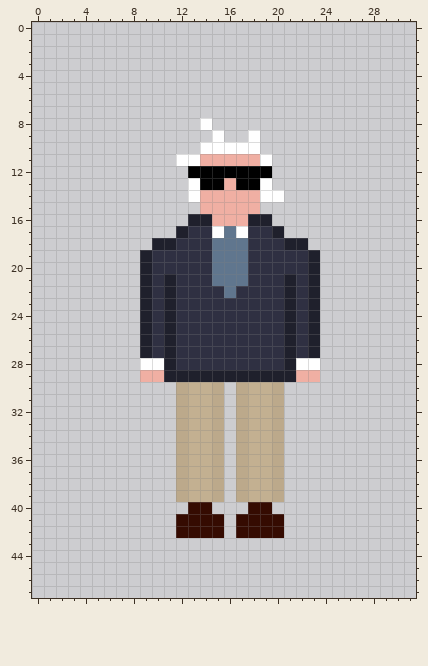
Pixel-art sprite -- sprites/congresssan/South/frame3.png. This is how it looked before the edit.
The file is 32x48 pixels. Colours within 5 levels of each other are drawn and written as one.
After the commit:
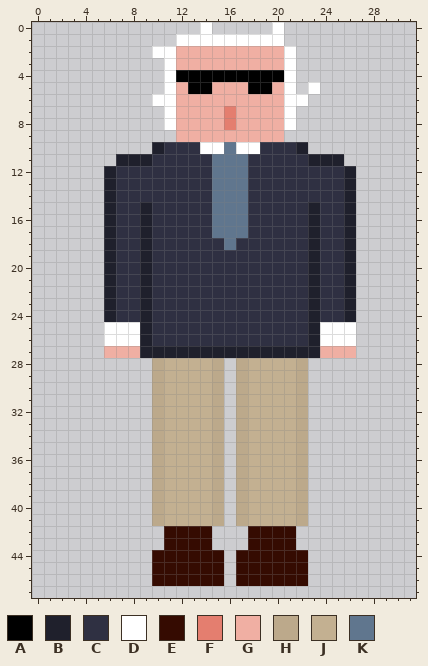
Palette (. is transparent): A #000000  B #1f202c  C #2f3042  D #ffffff  E #350b01  F #e47e6f  G #f0afa3  H #bca98b  J #c3b091  K #60768e
Diff:
y 0: x 14 . -> D; x 20 . -> D
y 1: x 12..20 ......... -> DDDDDDDDD
y 2: x 10..21 ............ -> DDGGGGGGGGGD
y 3: x 11..21 ........... -> DGGGGGGGGGD
y 4: x 11..21 ........... -> DAAAAAAAAAD
y 5: x 11..21 ........... -> DGAAGGGAAGD; x 23 . -> D
y 6: x 10..22 ............. -> DDGGGGGGGGGDD
y 7: x 11..21 ........... -> DGGGGFGGGGD
y 8: x 11..21 ...D....... -> DGGGGFGGGGD
y 9: x 12..20 ...D..D.. -> GGGGGGGGG
y 10: x 10..13 .... -> BCCC; x 16 D -> K; x 19..22 .... -> CCCB
y 11: x 7..25 .....DDGGGGGD...... -> BBBCCCCCKKKCCCCCBBB
y 12: x 6..26 .......AAAAAAA....... -> BCCCCCCCCKKKCCCCCCCCB
y 13: x 6..26 .......DAAGAAD....... -> BCCCCCCCCKKKCCCCCCCCB
y 14: x 6..26 .......DGGGGGDD...... -> BCCCCCCCCKKKCCCCCCCCB
y 15: x 6..26 ........GGGGG........ -> BCCBCCCCCKKKCCCCCBCCB
y 16: x 6..26 .......BBGGGBB....... -> BCCBCCCCCKKKCCCCCBCCB
y 17: x 6..12 ......B -> BCCBCCC; x 15 D -> K; x 17 D -> K; x 20..26 B...... -> CCCBCCB
y 18: x 6..11 ....BB -> BCCBCC; x 15 K -> C; x 17 K -> C; x 21..26 BB.... -> CCBCCB
y 19..20: x 6..8 ... -> BCC; x 15..17 KKK -> CCC; x 24..26 ... -> CCB
y 21: x 6..8 ... -> BCC; x 11 B -> C; x 15..17 KKK -> CCC; x 21 B -> C; x 24..26 ... -> CCB
y 22: x 6..8 ... -> BCC; x 11 B -> C; x 16 K -> C; x 21 B -> C; x 24..26 ... -> CCB
y 23..24: x 6..8 ... -> BCC; x 11 B -> C; x 21 B -> C; x 24..26 ... -> CCB
y 25..26: x 6..8 ... -> DDD; x 11 B -> C; x 21 B -> C; x 24..26 ... -> DDD
y 27: x 6..8 ... -> GGG; x 10 C -> B; x 12..20 CCCCCCCCC -> BBBBBBBBB; x 22 C -> B; x 24..26 ... -> GGG
y 28: x 9..23 DDBCCCCCCCCCBDD -> .HJJJJH.HJJJJH.
y 29: x 9..23 GGBBBBBBBBBBBGG -> .HJJJJH.HJJJJH.
y 30..39: x 10..12 ..H -> HJJ; x 20..22 H.. -> JJH
y 40: x 10..15 ...EE. -> HJJJJH; x 17..22 .EE... -> HJJJJH
y 41: x 10..15 ..EEEE -> HJJJJH; x 17..22 EEEE.. -> HJJJJH
y 42: x 11 . -> E; x 15 E -> .; x 17 E -> .; x 21 . -> E
y 43: x 11..14 .... -> EEEE; x 18..21 .... -> EEEE
y 44..46: x 10..15 ...... -> EEEEEE; x 17..22 ...... -> EEEEEE
